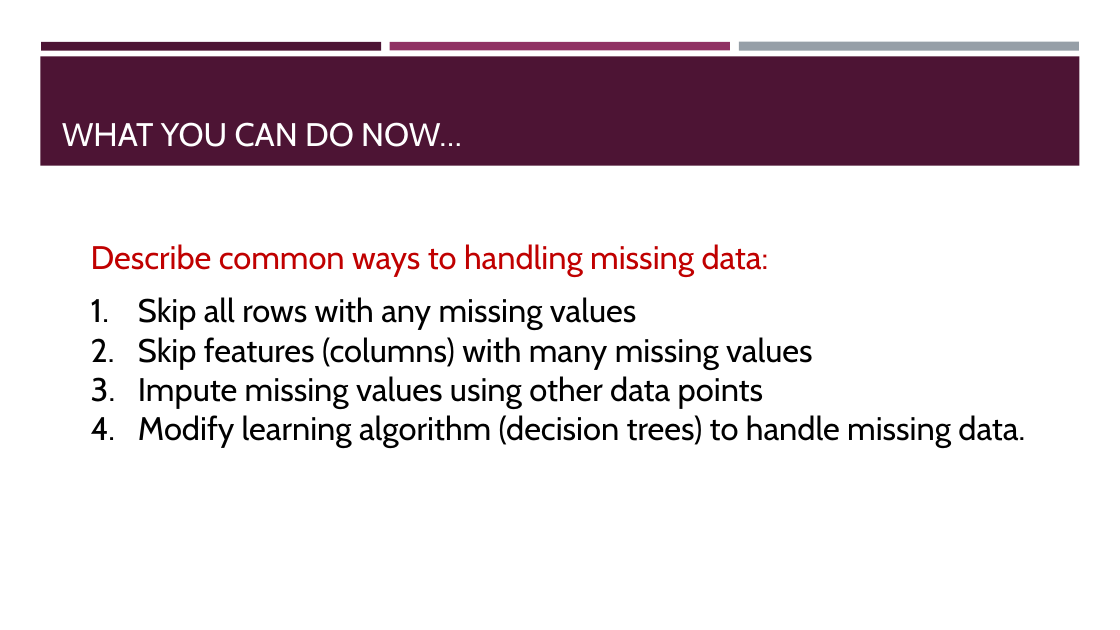
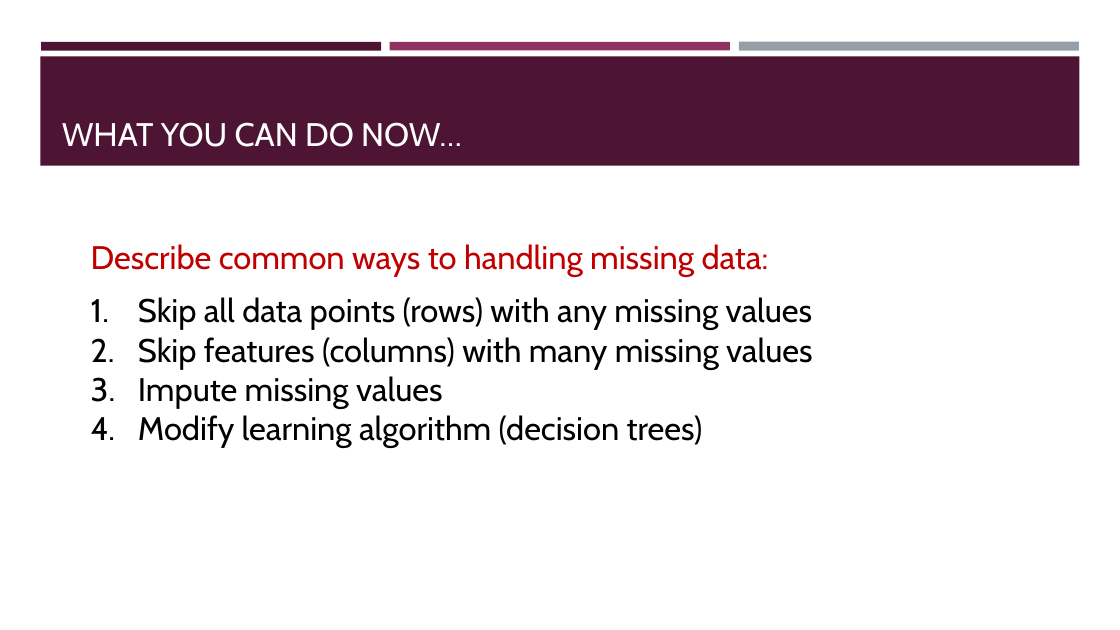
Before and after one commit to BeiyuLinCS/beiyulin.github.io, a slide deck: slide 28 of teach/spring_21/behavior_modeling/week5.pptx. Drawn at 1120x630 pixels with LibreOffice and Linux fonts; fonts in the diff are those of the drawing; background and template pictures are left out. Boxes give left, top, right and bottom in pixels: in the first picture for what was removed or moved away, otherwise in the second. Text is boxed around its words. In the diff, an @@ line names an element or a change of style, - is before the commit and + after.

```diff
--- a/teach/spring_21/behavior_modeling/week5.pptx
+++ b/teach/spring_21/behavior_modeling/week5.pptx
@@ text at (x1=138, y1=297, x2=813, y2=330): text changed @@
-1. Skip all rows with any missing values
+1. Skip all data points (rows) with any missing values
@@ text at (x1=138, y1=376, x2=703, y2=448): text changed @@
-3. Impute missing values using other data points
-4. Modify learning algorithm (decision trees) to handle missing data.
+3. Impute missing values
+4. Modify learning algorithm (decision trees)
```
Also in this commit, not shown: 10 other slides changed, 11 slides added, 1 slide removed, 11 other files.
